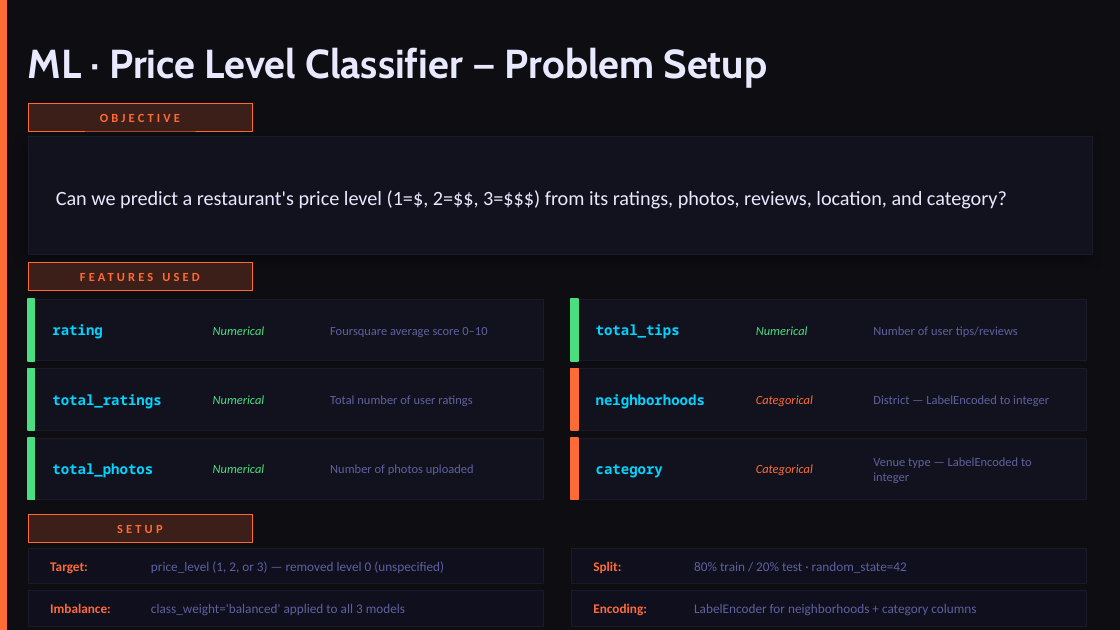
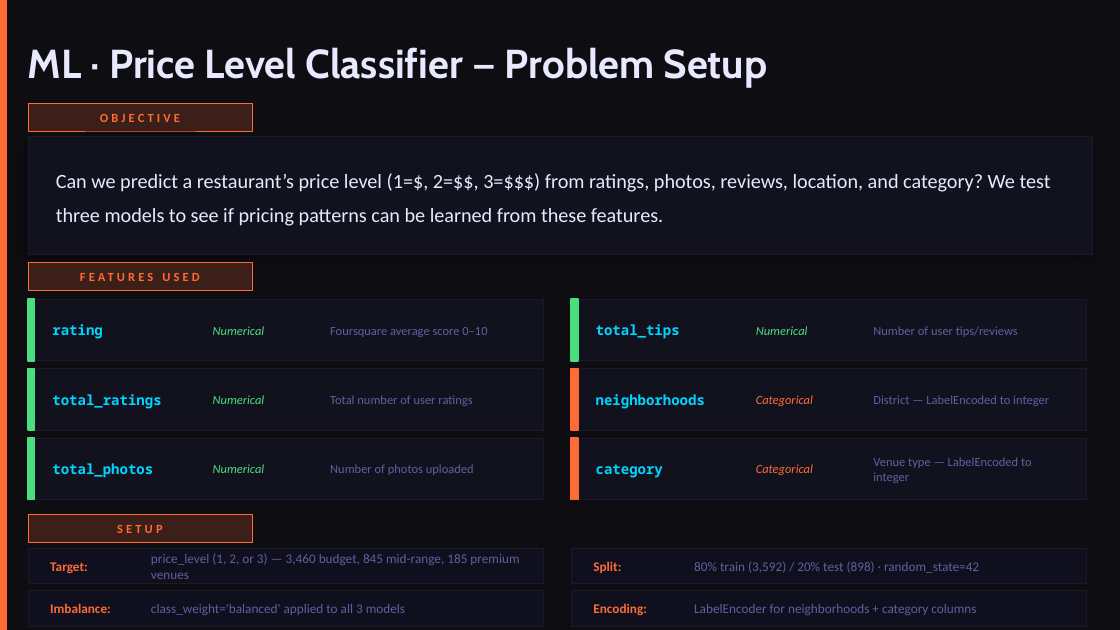
Before and after one commit to AbdulrahmanB-25/EDA_Project, a slide deck: slide 20 of presentation.pptx (slide 14 before the commit). Drawn at 1120x630 pixels with LibreOffice and Linux fonts; fonts in the diff are those of the drawing. Boxes give left, top, right and bottom in pixels: in the first picture for what was removed or moved away, otherwise in the second. Text is boxed around its words. In the diff, an @@ line names an element or a change of style, - is before the commit and + after.

```diff
--- a/presentation.pptx
+++ b/presentation.pptx
@@ text at (x1=56, y1=173, x2=1051, y2=226): text changed @@
-Can we predict a restaurant's price level (1=$, 2=$$, 3=$$$) from its ratings, photos, reviews, location, and category?
+Can we predict a restaurant’s price level (1=$, 2=$$, 3=$$$) from ratings, photos, reviews, location, and category? We test three models to see if pricing patterns can be learned from these features.
@@ text at (x1=151, y1=553, x2=519, y2=579): text changed @@
-price_level (1, 2, or 3) — removed level 0 (unspecified)
+price_level (1, 2, or 3) — 3,460 budget, 845 mid-range, 185 premium venues
@@ text at (x1=694, y1=561, x2=979, y2=573): text changed @@
-80% train / 20% test · random_state=42
+80% train (3,592) / 20% test (898) · random_state=42
```
Also in this commit, not shown: 16 other slides changed, 7 slides added, 1 slide removed.
